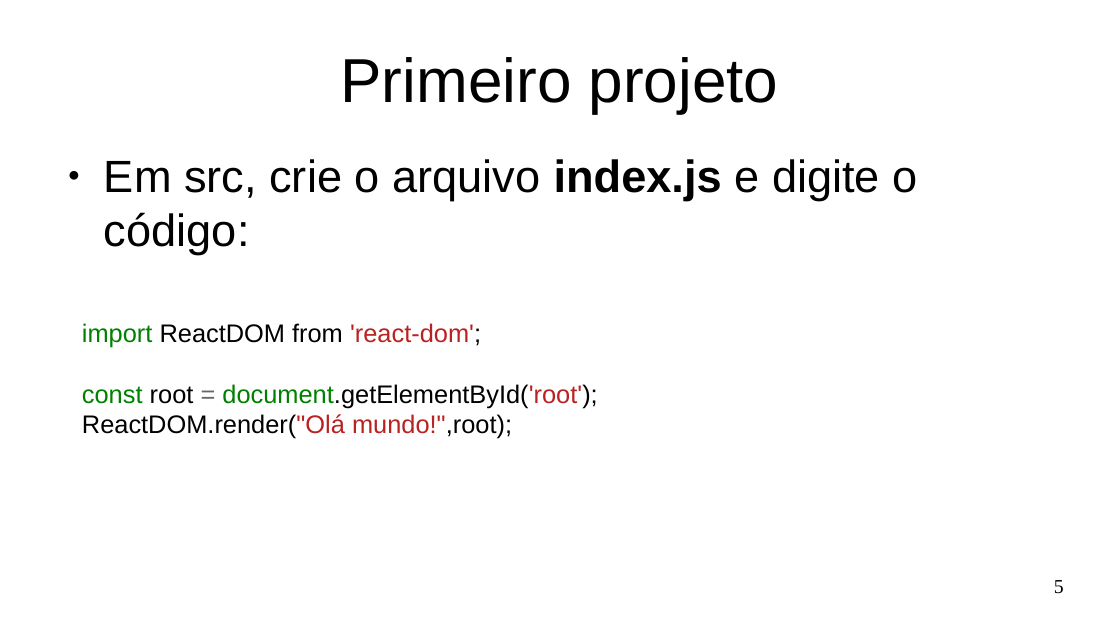
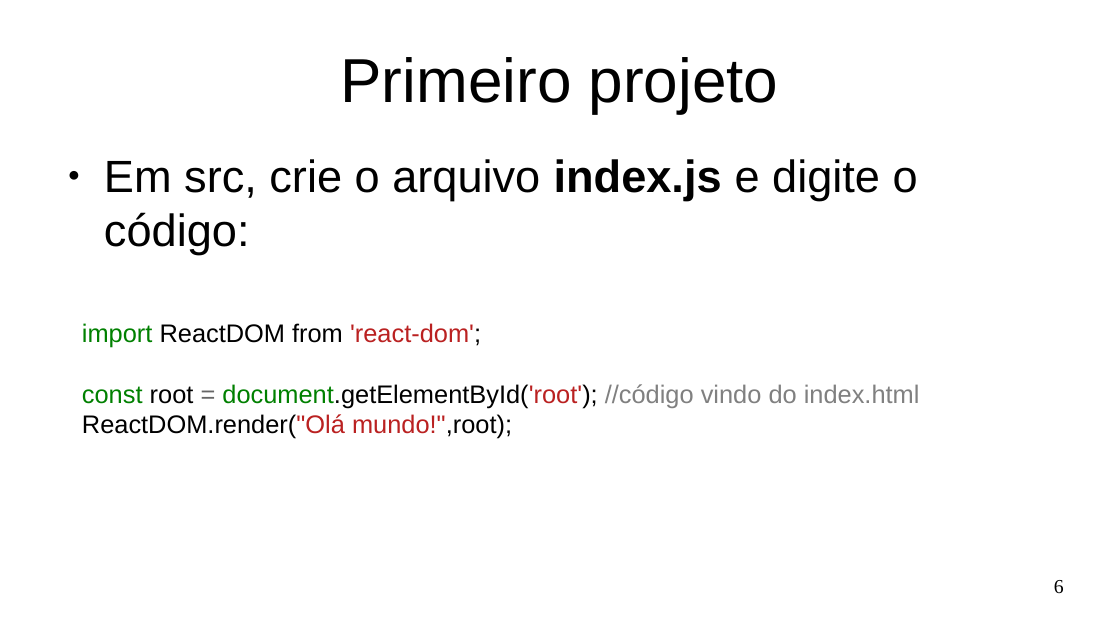
Before and after one commit to Marques-Dev/WEB_2020-1, a slide deck: slide 6 of SLIDES/aula01.odp (slide 5 before the commit). Drawn at 1120x630 pixels with LibreOffice and Linux fonts; fonts in the diff are those of the drawing. Boxes give left, top, right and bottom in pixels: in the first picture for what was removed or moved away, otherwise in the second. Text is boxed around its words. In the diff, an @@ line names an element or a change of style, - is before the commit and + after.

```diff
--- a/SLIDES/aula01.odp
+++ b/SLIDES/aula01.odp
@@ text at (82, 384, 920, 408): text changed; text colour #000000 to #808080 @@
-const root = document.getElementById('root');
+const root = document.getElementById('root'); //código vindo do index.html
@@ page number at (1054, 580, 1064, 594): text changed @@
-5
+6
```
Also in this commit, not shown: 7 other slides changed, 3 slides added, 3 other files.
